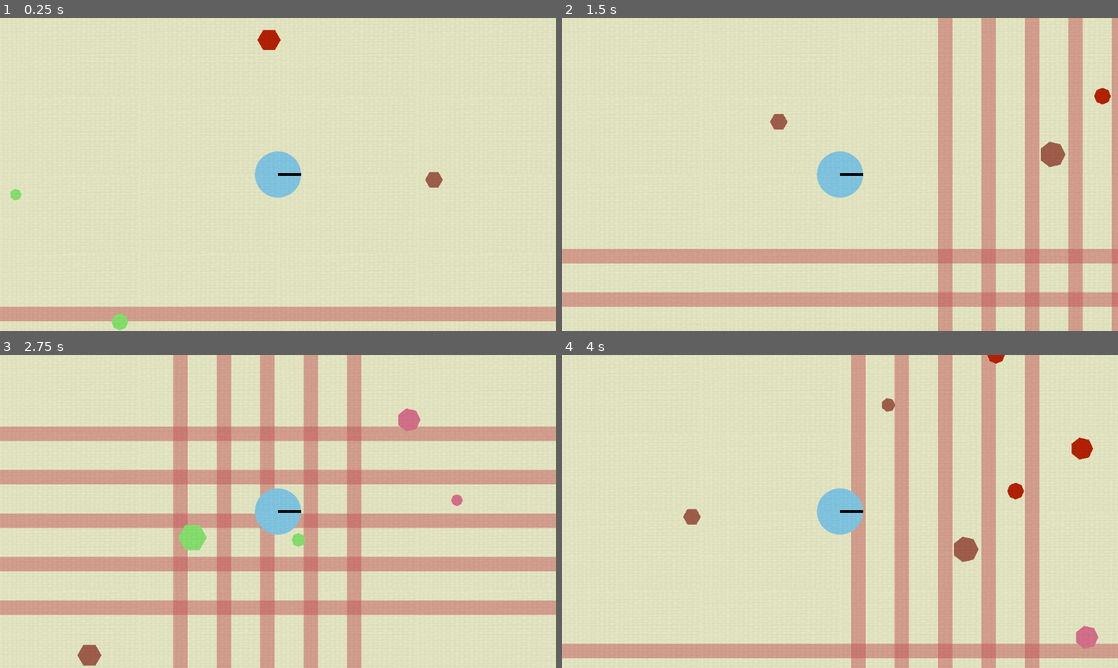
Above: before the commit, frames 1-4 (two rows, left to right).
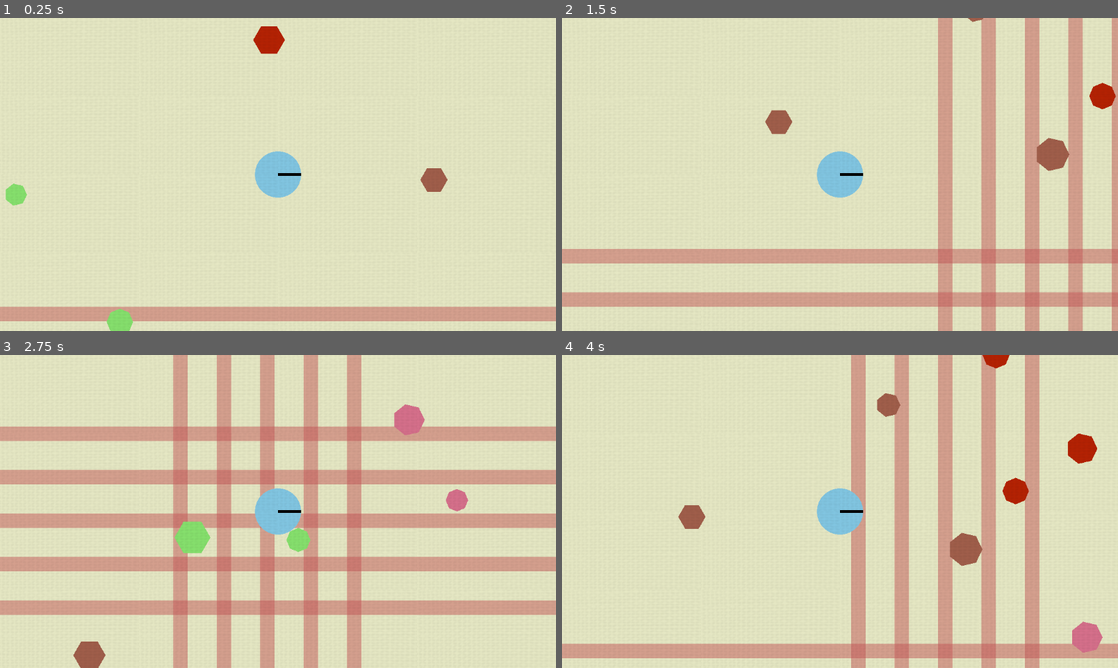
Above: after the commit, the same moments.

Repository: bjornarprytz/dream-deeper-and-deeper
Game: Godot game, scene res://main.tscn
Two runs of this game, one before a commit and one after it. Both use one fixed random seed, a clock stepped at 60 frames per second and the inputs below.
Inputs:
- Up to frame 1 (0.25 s): no input
- Up to frame 2 (1.5 s): tap Enter at 0.5 s; hold Right (ui_right) 0.53-1.28 s; hold Down (ui_down) from 1.28 s (still down)
- Up to frame 3 (2.75 s): release Down (ui_down) at 2.03 s; hold Right (ui_right) from 2.03 s (still down)
- Up to frame 4 (4 s): release Right (ui_right) at 2.78 s; hold Up (ui_up) 2.78-3.53 s; hold Left (ui_left) from 3.53 s (still down)

The runs differ from the first frame. In frame 1, 0.7% of the frame differs, in the area x 1-81%, y 2-100%; in frame 2, 0.6%; in frame 3, 0.9%; in frame 4, 1.2%, in the area x 20-98%, y 0-96%.
Error in both runs: Invalid assignment of property or key 'scale' with value of type 'Vector2' on a base object of type 'Nil'. (res://autoload/spawner.gd:49)

Commit message:
wip world

Diff:
--- a/src/autoload/spawner.gd
+++ b/src/autoload/spawner.gd
@@ -39,13 +39,13 @@
 	)
 
 static func _randomize_flower(flower: Flower) -> Flower:
-	var s = randf_range(.15, .4)
+	var s = randf_range(.3, .5)
 	flower.scale = Vector2(s, s)
 	flower.modulate = Global.palette_plants.pick_random()
 	return flower
 
 static func _randomize_critter(critter: Critter) -> Critter:
-	var s = randf_range(.8, 1.1)
+	var s = randf_range(.9, 1.2)
 	critter.scale = Vector2(s, s)
 	critter.modulate = Global.palette_critters.pick_random()
 	return critter
--- a/src/critters/bug/bug.tscn
+++ b/src/critters/bug/bug.tscn
@@ -13,7 +13,6 @@
 
 [node name="RightWing" type="Node2D" parent="."]
 position = Vector2(9.53674e-07, 0)
-scale = Vector2(1, 1)
 
 [node name="Form" type="RichTextLabel" parent="RightWing"]
 offset_left = 9.0
--- a/src/critters/flower.gd
+++ b/src/critters/flower.gd
@@ -1,14 +1,10 @@
 class_name Flower
 extends Node2D
 
-
-
-
-# Called when the node enters the scene tree for the first time.
-func _ready() -> void:
-	pass # Replace with function body.
-
+@export var pollen_rate: float = 5.0
+@export var pollen: float = 0.0
+@export var max_pollen: float = 100.0
 
 # Called every frame. 'delta' is the elapsed time since the previous frame.
 func _process(delta: float) -> void:
-	pass
+	pollen = clamp(pollen + (delta * pollen_rate), 0.0, max_pollen)
--- a/src/critters/pent/pentagonia.gd
+++ b/src/critters/pent/pentagonia.gd
@@ -3,7 +3,6 @@
 
 var nearby: Node2D
 @onready var bud : Node2D = $Body
-
 
 @onready var pattern1 : Line2D = $Body/Pattern/A
 @onready var pattern2 : Line2D = $Body/Pattern/B
@@ -14,16 +13,15 @@
 var _time_spent : float = 0.0
 
 func _process(delta: float) -> void:
+	super(delta)
 	_time_spent += delta
 
-	if (nearby):
-		bud.position = bud.position + (bud.global_position - nearby.position) * delta
-	else:
-		bud.position = bud.position - (bud.position) * delta
+	var pattern_speed = pollen / max_pollen
+	var progress = pattern_speed * _time_spent
 
-	var a_scale = pingpong(_time_spent, 2.0) - 1.0
-	var c_scale = pingpong(_time_spent * 2.0, 2.0) - 1.0
-	var b_scale = pingpong(_time_spent * 3.0, 2.0) - 1.0
+	var a_scale = pingpong(progress, 2.0) - 1.0
+	var c_scale = pingpong(progress * 2.0, 2.0) - 1.0
+	var b_scale = pingpong(progress * 3.0, 2.0) - 1.0
 
 	pattern1.scale = Vector2(a_scale, a_scale)
 	pattern2.scale = Vector2(b_scale, b_scale)
--- a/src/critters/pent/pentagonia.tscn
+++ b/src/critters/pent/pentagonia.tscn
@@ -9,6 +9,8 @@
 [node name="Body" parent="." instance=ExtResource("2_1vn31")]
 n_sides = 5
 polygon = PackedVector2Array(25, 0, 7.72542, 23.7764, -20.2254, 14.6946, -20.2254, -14.6946, 7.72542, -23.7764)
+border_color = Color(0.776471, 0.776471, 0.776471, 1)
+border_width = 2.0
 
 [node name="Pattern" type="Polygon2D" parent="Body"]
 clip_children = 1
@@ -18,24 +20,24 @@
 scale = Vector2(0.2, 0.2)
 points = PackedVector2Array(25, 0, 7.72542, 23.7764, -20.2254, 14.6946, -20.2254, -14.6946, 7.72543, -23.7764)
 closed = true
-width = 1.0
-default_color = Color(0.262745, 0.262745, 0.262745, 1)
+width = 3.0
+default_color = Color(0.698039, 0.698039, 0.698039, 1)
 joint_mode = 2
 
 [node name="B" type="Line2D" parent="Body/Pattern"]
 scale = Vector2(0.5, 0.5)
 points = PackedVector2Array(25, 0, 7.72542, 23.7764, -20.2254, 14.6946, -20.2254, -14.6946, 7.72543, -23.7764)
 closed = true
-width = 1.0
-default_color = Color(0.262745, 0.262745, 0.262745, 1)
+width = 3.0
+default_color = Color(0.698039, 0.698039, 0.698039, 1)
 joint_mode = 2
 
 [node name="C" type="Line2D" parent="Body/Pattern"]
 scale = Vector2(0.7, 0.7)
 points = PackedVector2Array(25, 0, 7.72542, 23.7764, -20.2254, 14.6946, -20.2254, -14.6946, 7.72543, -23.7764)
 closed = true
-width = 1.0
-default_color = Color(0.262745, 0.262745, 0.262745, 1)
+width = 3.0
+default_color = Color(0.698039, 0.698039, 0.698039, 1)
 joint_mode = 2
 
 [connection signal="body_entered" from="Body" to="." method="_on_body_body_entered"]
--- a/src/critters/tri/tri.tscn
+++ b/src/critters/tri/tri.tscn
@@ -21,6 +21,8 @@
 [node name="Body" parent="." instance=ExtResource("3_14iat")]
 n_sides = 3
 polygon = PackedVector2Array(25, 0, -12.5, 21.6506, -12.5, -21.6506)
+border_color = null
+border_width = null
 
 [connection signal="body_entered" from="Senses" to="." method="_on_senses_body_entered"]
 [connection signal="body_exited" from="Senses" to="." method="_on_senses_body_exited"]
--- a/src/player/camera.gd
+++ b/src/player/camera.gd
@@ -1,6 +1,13 @@
 extends Camera2D
 
 @export var player : Player
+
+@export var zoom_speed: float = 5.0
+@export var zoom_in_level: Vector2 = Vector2(8.0, 8.0)
+@export var zoom_out_level: Vector2 = Vector2.ONE
+
+@onready var _base_zoom: Vector2 = zoom
+@onready var _zoom_target: Vector2 = zoom
 
 func _ready() -> void:
 	assert(player != null)
@@ -8,3 +15,28 @@
 # Called every frame. 'delta' is the elapsed time since the previous frame.
 func _physics_process(_delta: float) -> void:
 	position = player.position
+
+	zoom = lerp(zoom, _zoom_target, _delta * zoom_speed)
+
+
+func _unhandled_input(event: InputEvent) -> void:
+	if (event is InputEventJoypadMotion):
+		if (event.axis == 4):
+			_zoom_target = lerp(_base_zoom, zoom_out_level, event.axis_value)
+		if (event.axis == 5):
+			_zoom_target = lerp(_base_zoom, zoom_in_level, event.axis_value)
+
+var zoom_tween : Tween
+
+var is_zooming_in : bool:
+	set(value):
+		if (value == is_zooming_in):
+			return
+		is_zooming_in = value
+
+		if (zoom_tween != null):
+			zoom_tween.kill()
+
+		if (is_zooming_in):
+			zoom_tween = create_tween().set_ease(Tween.EASE_OUT)
+			zoom_tween.tween_pro
--- a/src/player/player.tscn
+++ b/src/player/player.tscn
@@ -13,6 +13,8 @@
 radius = 16.0
 n_sides = 30
 polygon = PackedVector2Array(16, 0, 15.6504, 3.32659, 14.6167, 6.50779, 12.9443, 9.40456, 10.7061, 11.8903, 8, 13.8564, …(442 unchanged characters)…
+border_color = Color(0, 0, 0, 1)
+border_width = 0.0
 
 [node name="Nose" type="Line2D" parent="."]
 points = PackedVector2Array(16, 0, 0, 0)
--- a/src/tools/RegularPolygon.gd
+++ b/src/tools/RegularPolygon.gd
@@ -38,11 +38,28 @@
 	get:
 		return drawn.polygon
 
+@export var border_color: Color:
+	set(value):
+		if (border_color == value):
+			return
+		border_color = value
+		_update_polygon.call_deferred()
+
+@export var border_width: float:
+	set(value):
+		if (border_width == value):
+			return
+		border_width = value
+		_update_polygon.call_deferred()
+
 @onready var drawn : Polygon2D = $Drawn
 @onready var collision : CollisionPolygon2D = $Collision
+@onready var border : Line2D = $Drawn/Border
 
 func _update_polygon():
 	collision.disabled = disable_collider
+	border.width = border_width
+	border.default_color = border_color
 
 	var angle_increment = 2 * PI / n_sides
 
@@ -56,5 +73,6 @@
 
 	drawn.polygon = points
 	collision.polygon = points
+	border.points = points
 
 	drawn.queue_redraw()
--- a/src/tools/RegularPolygon.tscn
+++ b/src/tools/RegularPolygon.tscn
@@ -6,9 +6,16 @@
 script = ExtResource("1_2l3bt")
 n_sides = 8
 polygon = PackedVector2Array(25, 0, 17.6777, 17.6777, 1.53076e-15, 25, -17.6777, 17.6777, -25, 3.06152e-15, -17.6777, -17.6777, -4.59227e-15, -25, 17.6777, -17.6777)
+border_color = null
+border_width = null
 
 [node name="Drawn" type="Polygon2D" parent="."]
 polygon = PackedVector2Array(25, 0, 17.6777, 17.6777, 1.53076e-15, 25, -17.6777, 17.6777, -25, 3.06152e-15, -17.6777, -17.6777, -4.59227e-15, -25, 17.6777, -17.6777)
 
+[node name="Border" type="Line2D" parent="Drawn"]
+points = PackedVector2Array(25, 0, 17.6777, 17.6777, 1.53076e-15, 25, -17.6777, 17.6777, -25, 3.06152e-15, -17.6777, -17.6777, -4.59227e-15, -25, 17.6777, -17.6777)
+closed = true
+width = 0.0
+
 [node name="Collision" type="CollisionPolygon2D" parent="."]
 polygon = PackedVector2Array(25, 0, 17.6777, 17.6777, 1.53076e-15, 25, -17.6777, 17.6777, -25, 3.06152e-15, -17.6777, -17.6777, -4.59227e-15, -25, 17.6777, -17.6777)
